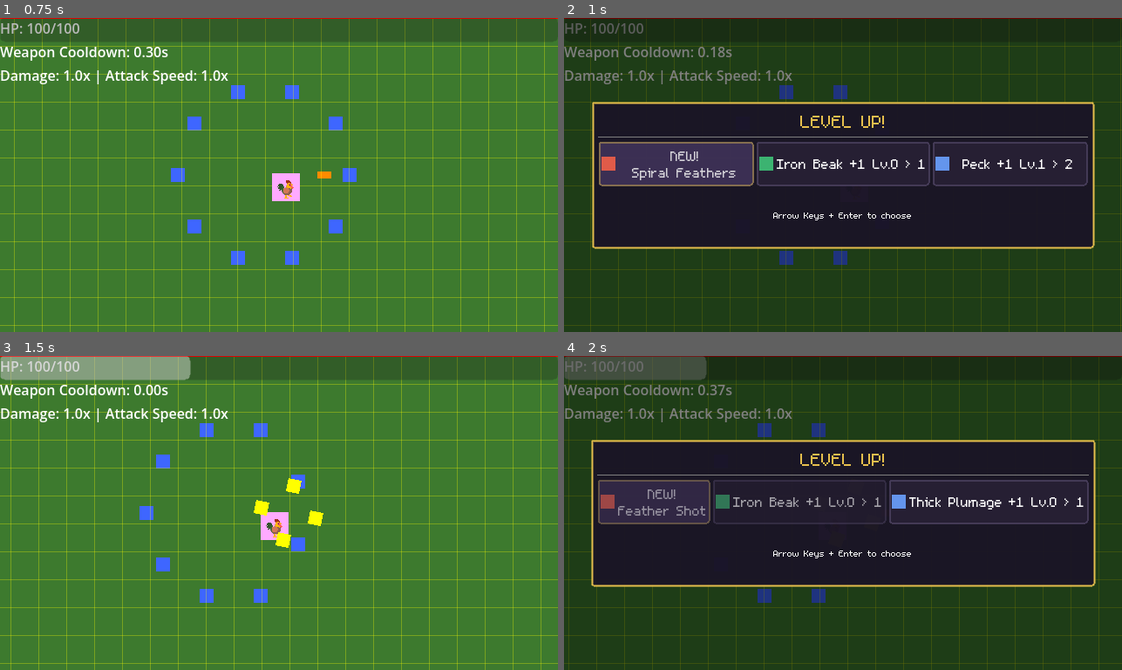
Above: before the commit, frames 1-4 (two rows, left to right).
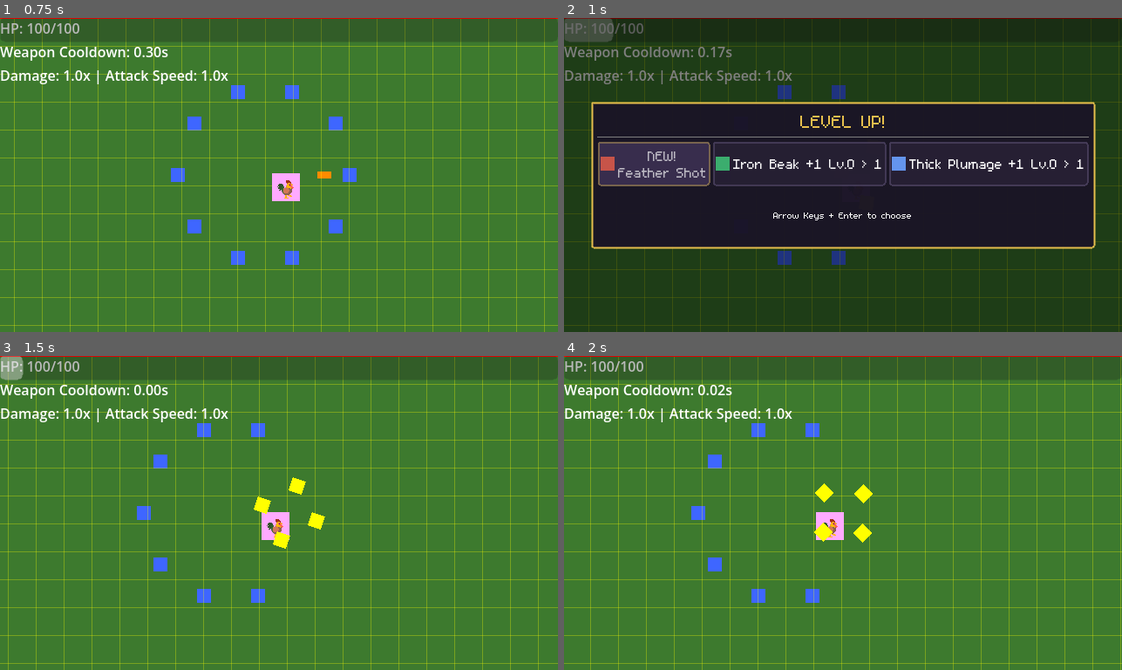
Above: after the commit, the same moments.

Repository: thejoshyee/sarimanok-game
Game: Godot game, scene res://main.tscn
Two runs of this game, one before a commit and one after it. Both use one fixed random seed, a clock stepped at 60 frames per second and the inputs below.
Inputs:
- Up to frame 1 (0.75 s): tap Enter (ui_accept) at 0.5 s; hold Right (move_right) from 0.53 s (still down); hold 1 from 0.53 s (still down)
- Up to frame 2 (1 s): keep holding Right (move_right); keep holding 1; tap Enter (ui_accept) at 0.77 s
- Up to frame 3 (1.5 s): release Right (move_right) at 1.25 s; release 1 at 1.25 s; click "NEW! Spiral Feathers" (after the commit: "NEW! Feather Shot") at 1.25 s
- Up to frame 4 (2 s): no input

Frame 1 is identical in both runs. In frame 2, 7.2% of the frame differs, in the area x 0-100%, y 0-100%; in frame 3, 9.0%; in frame 4, 99%.

Commit message:
feat(player): wire magnetic aura passive into pickup range calculation

Diff:
--- a/game/scripts/player/player.gd
+++ b/game/scripts/player/player.gd
@@ -144,11 +144,9 @@
 	return stats.max_hp + PassiveManager.get_bonus("thick_plumage")
 
 
-# Small collection radius — pickups are collected when they reach the player
-# Magnetic drift in the pickup scripts handles pulling items from farther away
+# Apply Magnetic Aura passive: +20% pickup range per level
 func _update_pickup_range() -> void:
-	pickup_shape.radius = 16.0
-
+	pickup_shape.radius = stats.pickup_range * PassiveManager.get_modifier("magnetic_aura")
 
 
 func _on_passive_upgraded(passive_id: String, _new_level: int) -> void:
Not shown, changed: .taskmaster/tasks/tasks.json
